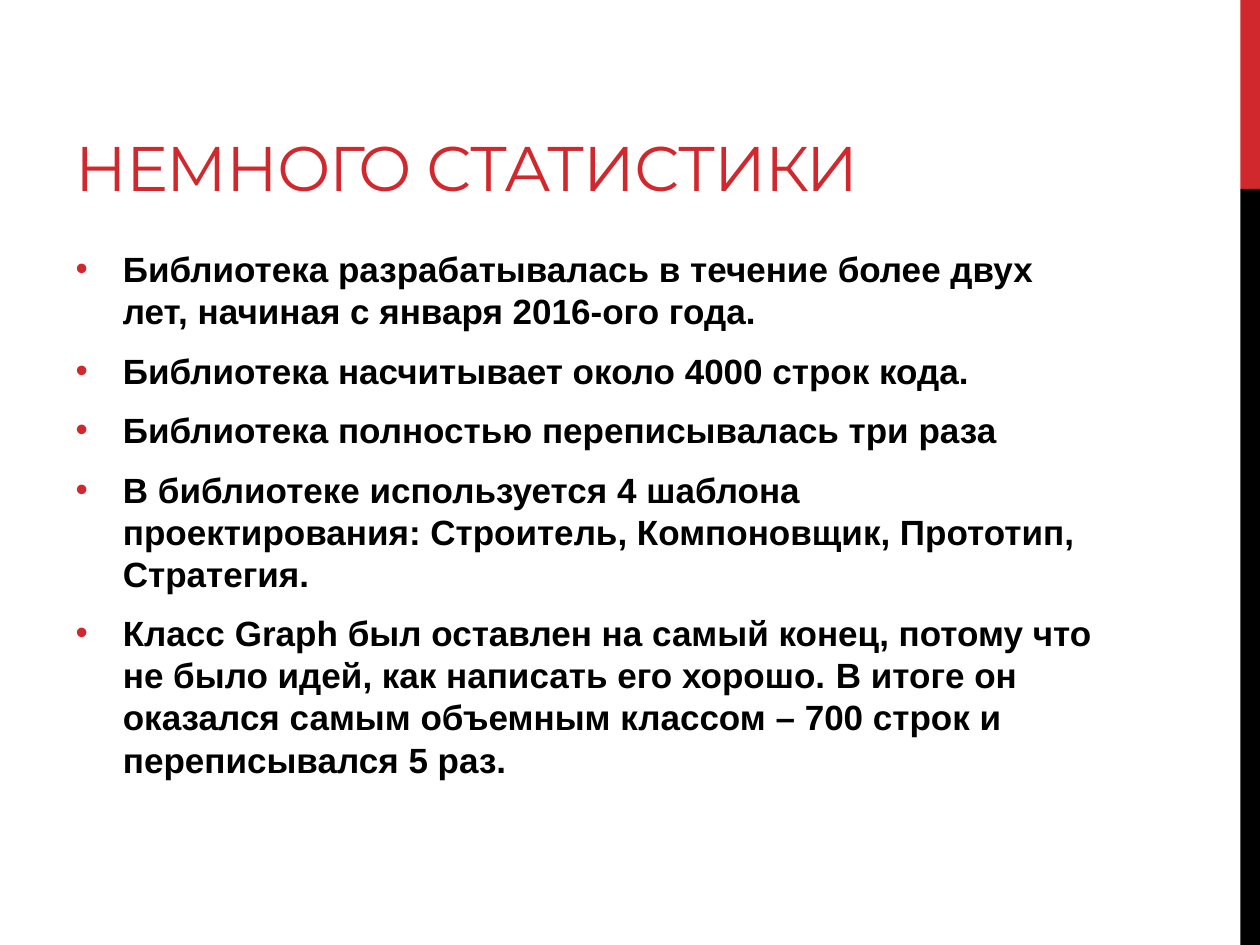
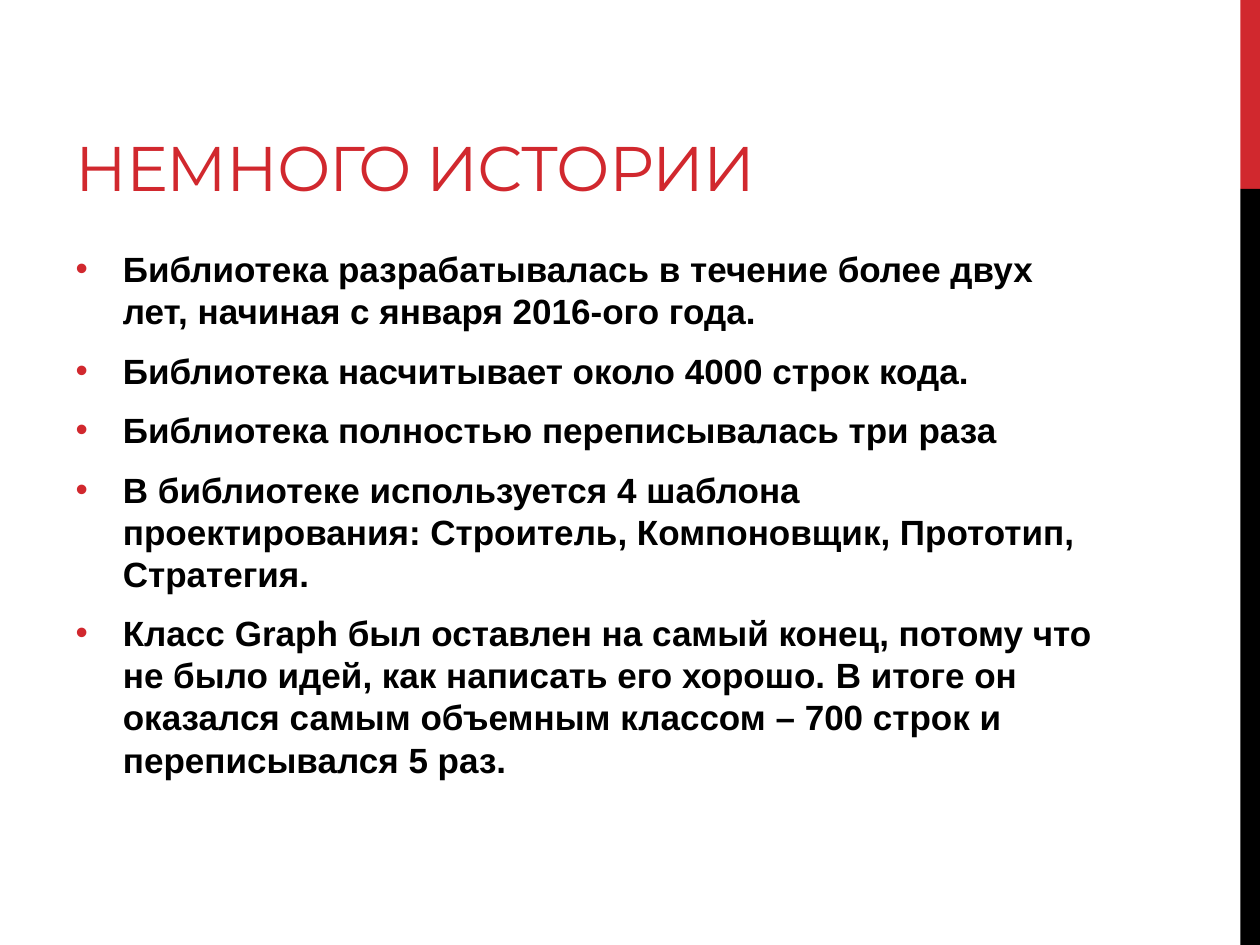
Before and after one commit to levonoganesyan/TestMaker, a slide deck: slide 27 of diploma_work_materials/Diploma_slides.pptx (slide 26 before the commit). Drawn at 1260x945 pixels with LibreOffice and Linux fonts; fonts in the diff are those of the drawing. Boxes give left, top, right and bottom in pixels: in the first picture for what was removed or moved away, otherwise in the second. Text is boxed around its words. In the diff, an @@ line names an element or a change of style, - is before the commit and + after.

```diff
--- a/diploma_work_materials/Diploma_slides.pptx
+++ b/diploma_work_materials/Diploma_slides.pptx
@@ title at (x1=76, y1=146, x2=755, y2=192): text changed @@
-НЕМНОГО СТАТИСТИКИ
+НЕМНОГО ИСТОРИИ
```
Also in this commit, not shown: 9 other slides changed, 1 slide added.
